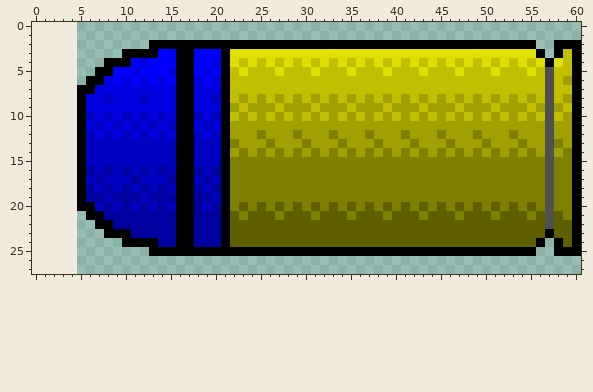
Two states of a pixel-art sprite, Image/PlayerCursor02.png. The first picture shows the starting point.
The file is 56x28 pixels. Colours within 5 levels of each other are drawn and written as one. The old version is drawn lined up with the new one, on the new canvas.
And afterwards:
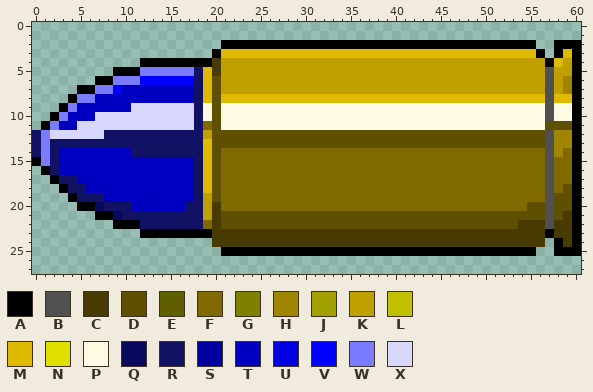
Palette (. is transparent): A #000000  B #505050  C #473b01  D #5f4f00  E #5f5f00  F #806a00  G #808000  H #a08500  J #a0a000  K #c0a000  L #c0c000  M #e0ba00  N #e0e000  P #fffae4  Q #08085f  R #121265  S #0000a0  T #0000c0  U #0000e0  V #0000fe  W #7b7bff  X #d8d8ff
The exact change:
canvas 56x28 -> 61x28, the old top-left corner now at 5,0
Changed rows in their new state; - is an unchanged pixel.
first column x 0:
 2 -------------........---------------------------------------
 3 ----------..........AMMMMMMMMMMMMMMMMMMMMMMMMMMMMMMMMMMM---M
 4 --------....AAAA--AACKKKKKKKKKKKKKKKKKKKKKKKKKKKKKKKKKKKK-MK
 5 -------..AAAWWWWWWRMCKKKKKKKKKKKKKKKKKKKKKKKKKKKKKKKKKKKK-KK
 6 ------.-AWWWV-V-VVRMDKKKKKKKKKKKKKKKKKKKKKKKKKKKKKKKKKKKK-KH
 7 -------WWVTTTTTTTTRMDKKKKKKKKKKKKKKKKKKKKKKKKKKKKKKKKKKKK-KH
 8 ----AWWT-TTT-TTTTTRMDMMMMMMMMMMMMMMMMMMMMMMMMMMMMMMMMMMMM-MM
 9 ---AWTTTTTTXXXXXXXRPDPPPPPPPPPPPPPPPPPPPPPPPPPPPPPPPPPPPP-PP
10 --AWTT-XXXXXXXXXXXRPDPPPPPPPPPPPPPPPPPPPPPPPPPPPPPPPPPPPP-PP
11 -AWTTXXXXXXXXXXXXXRFDPPPPPPPPPPPPPPPPPPPPPPPPPPPPPPPPPPPPDDD
12 RWXXXXXXRRRRRRRRRRRKDDDDDDDDDDDDDDDDDDDDDDDDDDDDDDDDDDDDD-HH
13 RWRRRRRRRRRRRRRRRRRMDDDDDDDDDDDDDDDDDDDDDDDDDDDDDDDDDDDDD-HH
14 RWRTTT-----RRRRRRRRMDFFFFFFFFFFFFFFFFFFFFFFFFFFFFFFFFFFFF-HF
15 AWRTTT----------TTRMDFFFFFFFFFFFFFFFFFFFFFFFFFFFFFFFFFFFF-FF
16 -ARTTTT-T-T-T-T-TTRMDFFFFFFFFFFFFFFFFFFFFFFFFFFFFFFFFFFFF-FF
17 --ARRT-T---T---TTTRMDFFFFFFFFFFFFFFFFFFFFFFFFFFFFFFFFFFFF-FF
18 ---ARRT-T-T-T-T-TTRMDFFFFFFFFFFFFFFFFFFFFFFFFFFFFFFFFFFFF-FD
19 ----ARRR-TTT-TTTTTRKDFFFFFFFFFFFFFFFFFFFFFFFFFFFFFFFFFFFF-DD
20 -------QRRR-T-T-TRRKCFFFFFFFFFFFFFFFFFFFFFFFFFFFFFFFFFFDD-DD
21 ------.-AQRRRRRRRRRKCDDDDDDDDDDDDDDDDDDDDDDDDDDDDDDDDDDDD-DC
22 -------..AAARRRRRRRFCDDDDDDDDDDDDDDDDDDDDDDDDDDDDDDDDDCCC-CC
23 --------....AAAA--AACCCCCCCCCCCCCCCCCCCCCCCCCCCCCCCCCCCCC-CC
24 ----------..........CCCCCCCCCCCCCCCCCCCCCCCCCCCCCCCCCCCCC--C
25 -------------........---------------------------------------
